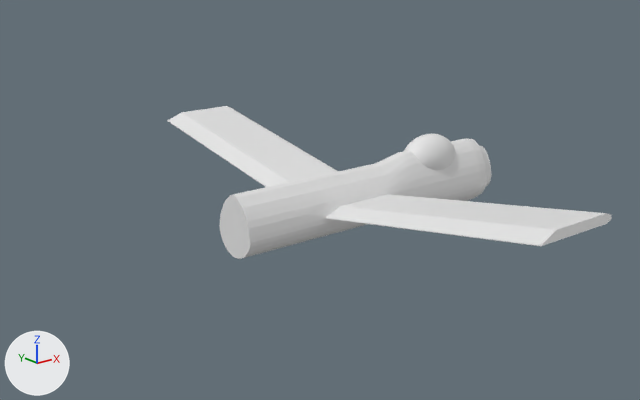
An edit to the Blender file plane1.blend, drawn before and after from the same camera.
Camera for both pictures: a camera (50 mm lens) standing at (-27.4, -25.6, 10.8) and looking at (-7.4, -0.6, 0.8). The lights are fixed; the arrows at lower left show +X, +Y and +Z.
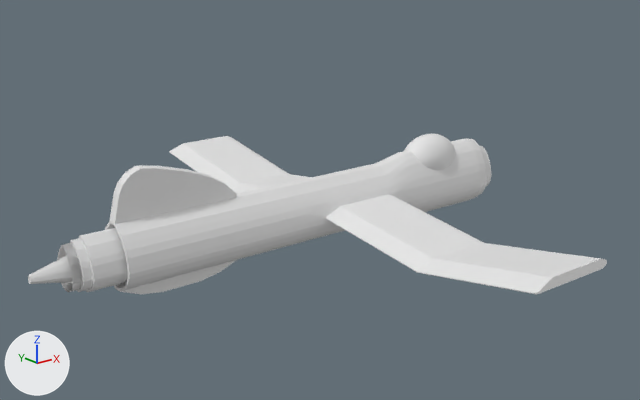
Changed parts and their boxes [x1, y1, x2, y2] in the pictures (640 x 400 px; the box of a moved part takes in the faces that stretch with it):
'Cylinder', reshaped (30% wider)
    before: [167, 106, 612, 259]
    after: [28, 136, 607, 294]
part 1 of me_cylinder, added
    after: [28, 165, 250, 294]
part 2 of me_cylinder, moved or reshaped
    before: [326, 194, 612, 246]
    after: [326, 194, 607, 294]
part 3 of me_cylinder, moved or reshaped
    before: [167, 106, 339, 187]
    after: [169, 136, 311, 194]

What changed in the scene script:
```text
Change me_cylinder:
    used by ob_cylinder; location = (0.0, 0.0, 0.0); rotation_euler = (0.0, 1.571, 0.0), in degrees (0, 90, 0); scale = (1.0, 1.0, 2.5)
    remove me_cylinder.from_pydata(...)  # 475 vertices, 432 faces; spans x -2.3..1.0, y -10.8..10.8, z -4.3..0.9
    add me_cylinder.from_pydata(...)  # 1120 vertices, 1031 faces; spans x -3.2..1.3, y -10.8..10.8, z -7.4..0.9
    me_cylinder part 1: 645 vertices added at x -3.2..1.3, y -1.0..1.0, z -7.4..-4.3
    me_cylinder part 2: 14 vertices moved from x -2.3..-1.1, y -10.8..-5.8, z -3.0..-1.6 to x -0.8..0.4, y -10.8..-5.8, z -3.0..-1.6
    me_cylinder part 3: 14 vertices moved from x -2.3..-1.1, y 5.8..10.8, z -3.0..-1.6 to x -0.8..0.4, y 5.8..10.8, z -3.0..-1.6
```
